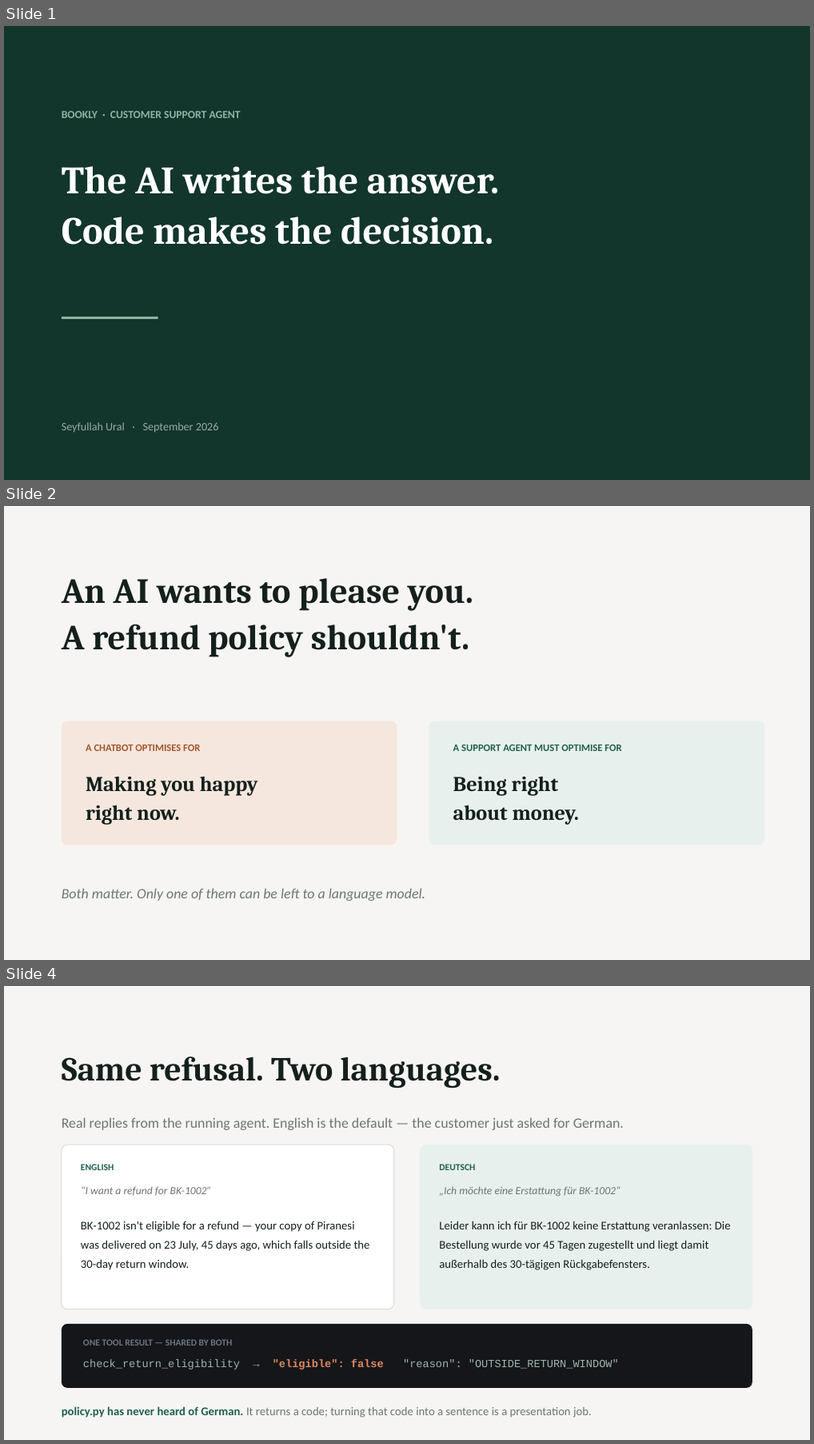
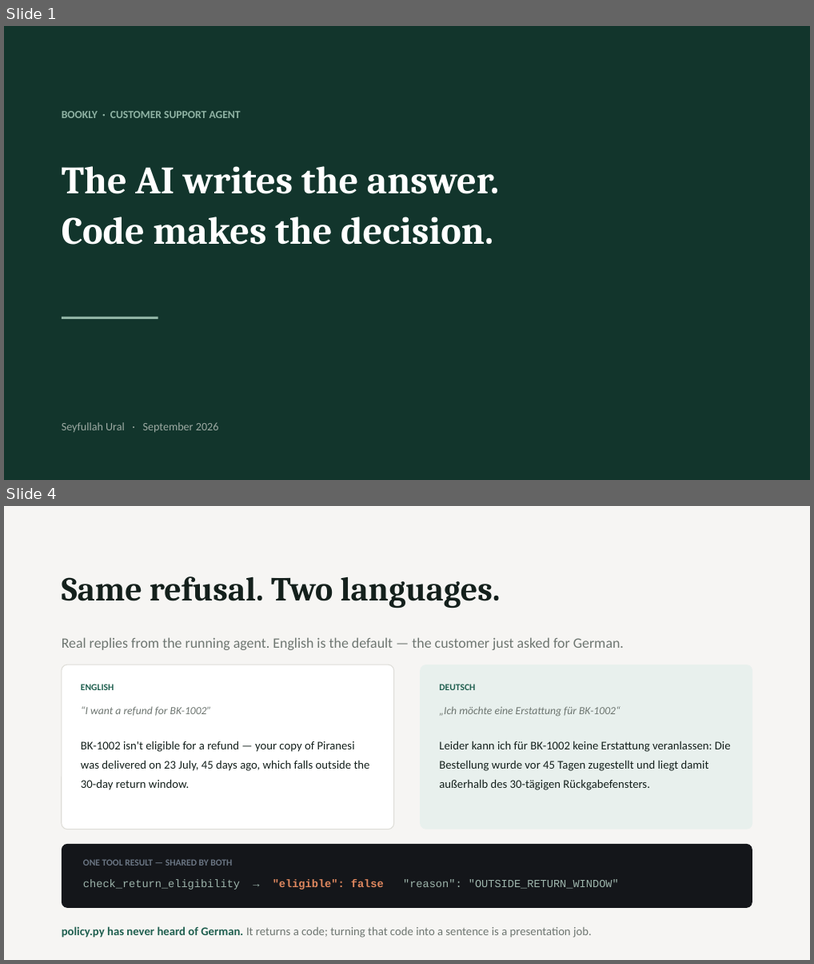
Before and after one commit to Seyfu42/bookly-support-agent, a slide deck: deck/bookly-agent-deck.pptx. Shown one above the other, each under a label of ours: slides 1, 2 and 4 before the commit, slides 1 and 4 after it; the slides between them are not shown. The pictures are 814x1444 and 814x964 pixels, drawn with LibreOffice and Linux fonts; fonts in the diff are those of the drawing. Boxes give left, top, right and bottom in pixels: in the first picture for what was removed or moved away, otherwise in the second. Text is boxed around its words. In the diff, an @@ line names an element or a change of style, - is before the commit and + after.

```diff
--- a/deck/bookly-agent-deck.pptx
+++ b/deck/bookly-agent-deck.pptx
@@ slide 2 removed at (x1=4, y1=506, x2=810, y2=960), background #F6F5F3 @@
@@ text removed at (x1=62, y1=578, x2=474, y2=657) @@
-An AI wants to please you.
-A refund policy shouldn't.
@@ rounded rectangle removed at (x1=62, y1=720, x2=398, y2=844) @@
@@ rounded rectangle removed at (x1=430, y1=720, x2=765, y2=844) @@
@@ text removed at (x1=86, y1=744, x2=200, y2=751) @@
-A CHATBOT OPTIMISES FOR
@@ text removed at (x1=454, y1=744, x2=622, y2=751) @@
-A SUPPORT AGENT MUST OPTIMISE FOR
@@ text removed at (x1=86, y1=776, x2=258, y2=824) @@
-Making you happy
-right now.
@@ text removed at (x1=454, y1=776, x2=579, y2=824) @@
-Being right
-about money.
@@ text removed at (x1=62, y1=888, x2=426, y2=900) @@
-Both matter. Only one of them can be left to a language model.
```
Also in this commit, not shown: 2 slides added, 1 other slide removed, 3 other files.
